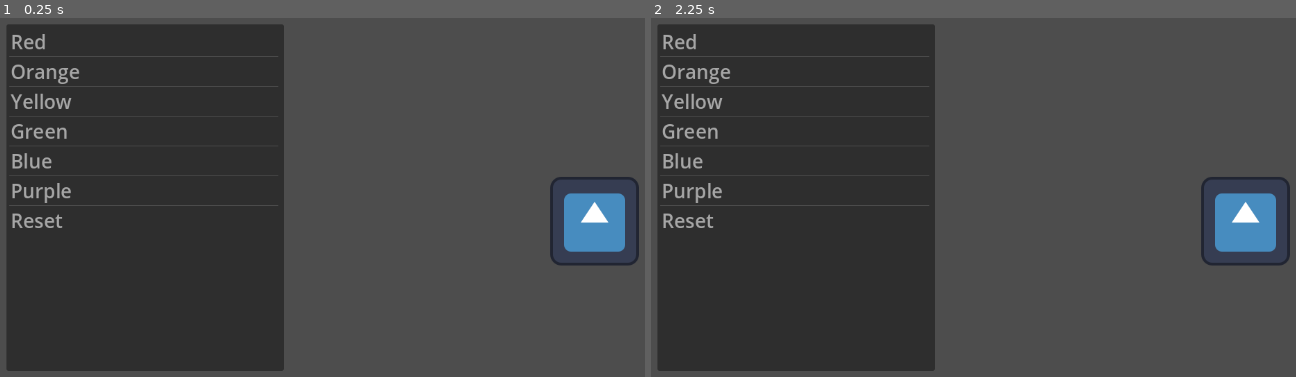
Above: before the commit, frames 1-2 (left to right).
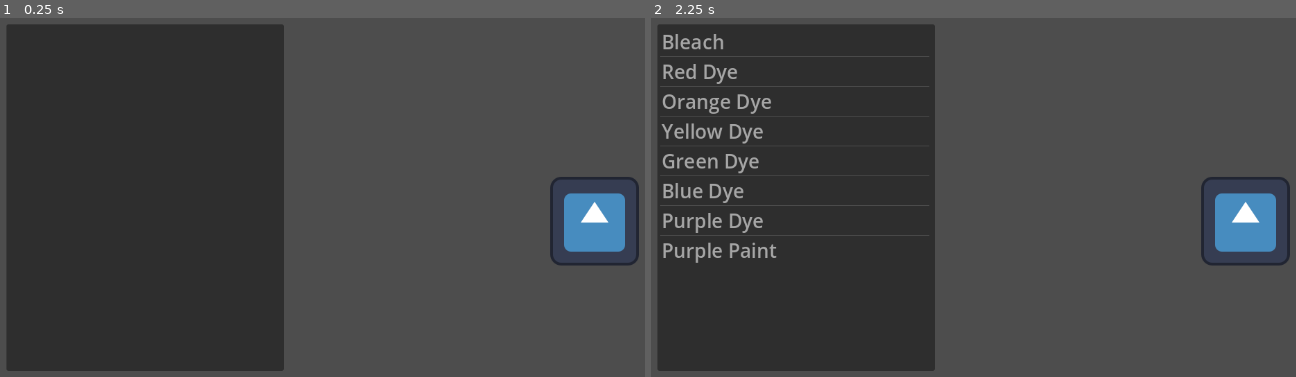
Above: after the commit, the same moments.

Repository: etherware-novice/poisongamejam
Game: Godot game, scene res://scripts/main_game_loop.tscn
Same seed, same stepped clock (60 frames per second), same inputs: the game is played once before the commit and once after it. Before the commit the project has no main scene; this scene is started directly in both runs. The engine's default icon, where the game draws it, is replaced by a stand-in: a white triangle on a blue panel in a dark square.
Inputs:
- Up to frame 1 (0.25 s): no input
- Up to frame 2 (2.25 s): tap Enter at 0.5, 2 s; tap Space at 1.25 s

The runs differ from the first frame. In frame 1, 1.5% of the frame differs, in the area x 1-44%, y 4-59%; in frame 2, 2.3%, in the area x 1-44%, y 4-69%.
Error before the commit: Invalid assignment of property or key 'color' with value of type 'Nil' on a base object of type 'Node (colorItem)'. (res://colorItem.gd:9)

Commit message:
proper* item system

Diff:
--- a/colorItem.gd
+++ b/colorItem.gd
@@ -1,13 +1,14 @@
-class_name colorItem extends "res://scripts/baseItem.gd"
+class_name colorItem extends baseItem
 
+var color
+var force
 
 # color: a Color object that determines what is added
 # force: bool that overrides the color instead of multiplying
 func _init(name, icon, color, force):
-	self.name = name
-	self.icon = icon
 	self.color = color
 	self.force = force
+	self.displayName = name
 
 # Called every frame. 'delta' is the elapsed time since the previous frame.
 func _onUse(target):
--- a/project.godot
+++ b/project.godot
@@ -11,6 +11,7 @@
 [application]
 
 config/name="poisonjam"
+run/main_scene="res://scripts/main_game_loop.tscn"
 config/features=PackedStringArray("4.0", "Forward Plus")
 config/icon="res://icon.svg"
 
--- a/scripts/baseItem.gd
+++ b/scripts/baseItem.gd
@@ -1,10 +1,13 @@
 class_name baseItem extends Node
 
+var displayName
 var icon
+var id
 
 func _init(name, icon):
-	self.name = name
+	self.displayName = name
 	self.icon = icon
+	self.id = 0
 
 func _onUse(target):
 	pass
--- a/scripts/constants.gd
+++ b/scripts/constants.gd
@@ -11,22 +11,25 @@
 	}
 
 var itemId = [
-	colorItem.new("Bleach", null, null, true),
-	colorItem.new("Red Dye", null, colors["Red"], false),
-	colorItem.new("Red Paint", null, colors["Red"], true),
-	colorItem.new("Orange Dye", null, colors["Orange"], false),
-	colorItem.new("Orange Paint", null, colors["Orange"], true),
-	colorItem.new("Yellow Dye", null, colors["Yellow"], false),
-	colorItem.new("Yellow Paint", null, colors["Yellow"], true),
-	colorItem.new("Green Dye", null, colors["Green"], false),
-	colorItem.new("Green Paint", null, colors["Green"], true),
-	colorItem.new("Blue Dye", null, colors["Blue"], false),
-	colorItem.new("Blue Paint", null, colors["Blue"], true),
-	colorItem.new("Purple Dye", null, colors["Purple"], false),
-	colorItem.new("Purple Paint", null, colors["Purple"], true),
+	["Bleach", null, null, true],
+	["Red Dye", null, colors["Red"], false],
+	["Red Paint", null, colors["Red"], true],
+	["Orange Dye", null, colors["Orange"], false],
+	["Orange Paint", null, colors["Orange"], true],
+	["Yellow Dye", null, colors["Yellow"], false],
+	["Yellow Paint", null, colors["Yellow"], true],
+	["Green Dye", null, colors["Green"], false],
+	["Green Paint", null, colors["Green"], true],
+	["Blue Dye", null, colors["Blue"], false],
+	["Blue Paint", null, colors["Blue"], true],
+	["Purple Dye", null, colors["Purple"], false],
+	["Purple Paint", null, colors["Purple"], true],
 ]
 
 func getItem(id):
 	if id > itemId.size() - 1:
 		id = 0
-	return itemId[id].duplicate()
+	var itemInfo = itemId[id]
+	var retr = colorItem.new(itemInfo[0], itemInfo[1], itemInfo[2], itemInfo[3])
+	retr.id = id
+	return retr
--- a/scripts/itembag.gd
+++ b/scripts/itembag.gd
@@ -2,12 +2,10 @@
 
 
 func _ready():
-	for x in constants.colors.keys():
-		add_item(x)
+	await get_tree().create_timer(2).timeout
+	for x in player.inventory.keys():
+		add_item(x.displayName)
 
 func _on_item_clicked(index, at_position, mouse_button_index):
-	var resolved = constants.colors[constants.colors.keys()[index]]
-	if resolved is Color:
-		$"../patient".layerColor(resolved)
-	else:
-		$"../patient".reset()
+	var itemIndex = player.inventory.keys()[index]
+	itemIndex._onUse($"../patient")
--- a/scripts/player.gd
+++ b/scripts/player.gd
@@ -1,12 +1,25 @@
 extends Node
 
 var inventory = {}
-var defaultInventorty = {}
+var defaultInventorty = {
+	0: 1,
+	1: 5,
+	3: 5,
+	5: 5,
+	7: 5,
+	9: 5,
+	11: 5,
+	12: 1
+}
 
 # Called when the node enters the scene tree for the first time.
 func _ready():
-	pass # Replace with function body.
+	resetInventory()
 
+func resetInventory():
+	inventory = {}
+	for x in defaultInventorty.keys():
+		inventory[constants.getItem(x)] = defaultInventorty[x]
 
 # Called every frame. 'delta' is the elapsed time since the previous frame.
 func _process(delta):
